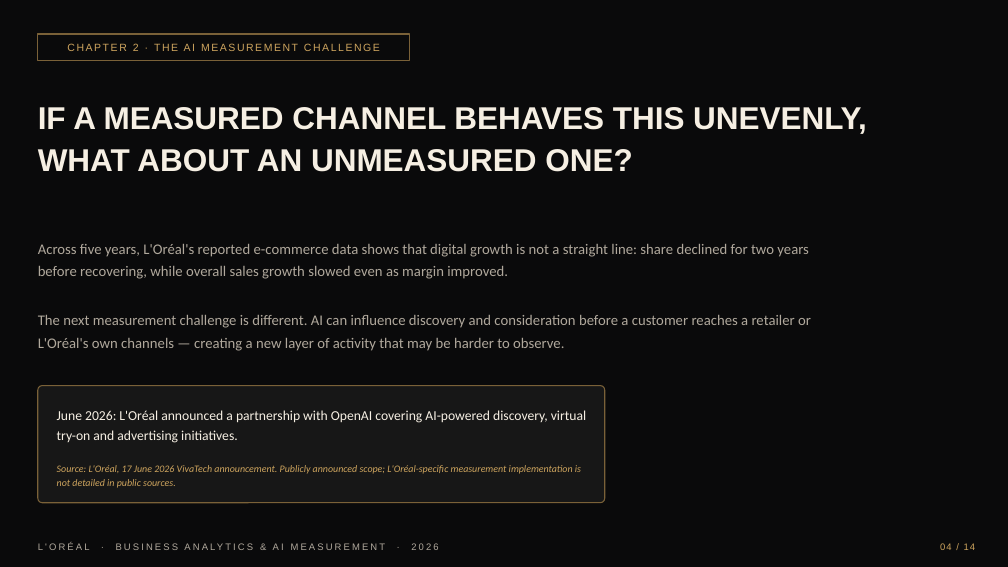
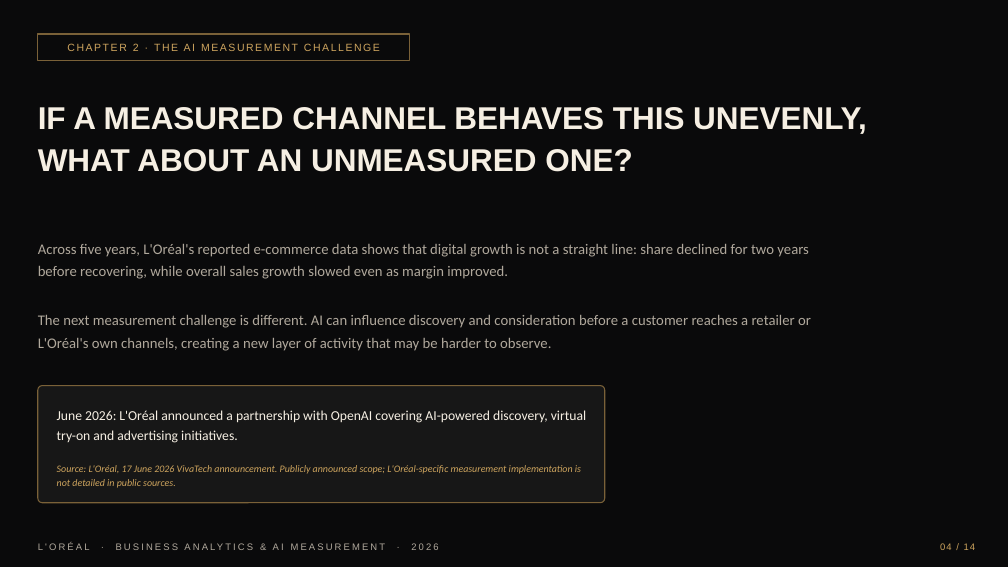
Before and after one commit to vigneshwari2408/loreal-ai-discovery-measurement, a slide deck: slide 4 of From-AI-Discovery-to-Measurement.pptx. Drawn at 1008x567 pixels with LibreOffice and Linux fonts; fonts in the diff are those of the drawing; background and template pictures are left out. Boxes give left, top, right and bottom in pixels: in the first picture for what was removed or moved away, otherwise in the second. Text is boxed around its words. In the diff, an @@ line names an element or a change of style, - is before the commit and + after.

```diff
--- a/From-AI-Discovery-to-Measurement.pptx
+++ b/From-AI-Discovery-to-Measurement.pptx
@@ text at (38,315,811,351): text changed @@
-The next measurement challenge is different. AI can influence discovery and consideration before a customer reaches a retailer or L'Oréal's own channels — creating a new layer of activity that may be harder to observe.
+The next measurement challenge is different. AI can influence discovery and consideration before a customer reaches a retailer or L'Oréal's own channels, creating a new layer of activity that may be harder to observe.
```
Also in this commit, not shown: 10 other slides changed, 6 other files.
